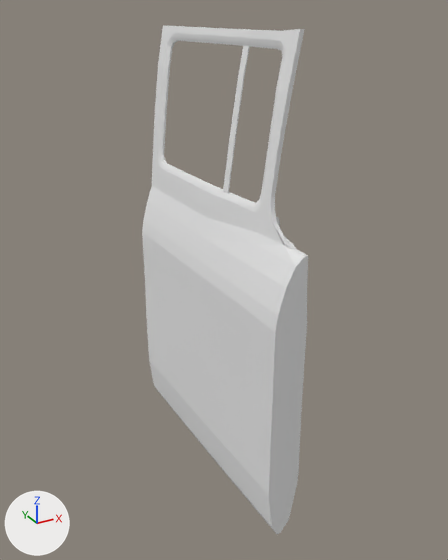
Two versions of the OBJ model src/media/models/modelling-r409/rightside_cabin_door.obj, one commit apart.
Both versions are drawn from a 50 mm lens placed at (-0.819, -1.513, 0.675), pointed at (-0.012, -0.046, -0.059). Every picture has the same lights, and +X, +Y and +Z are marked at lower left. Where no turn or scale is listed for an object, it has been applied to the vertices. Vertices at the same position are counted once.

Names of what the first picture shows: 'door_cabin_right_door_lf_ok.005', 'door_window_right_Object25.005'.
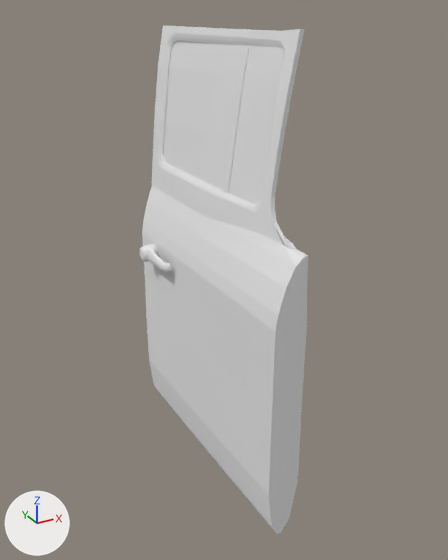
What differs and where, as boxes [x1, y1, x2, y2] in the pictures (448 x 560 px):
'door_window_right_Object25.005', mesh moved: before [276, 217, 280, 226]; after [164, 41, 283, 204]
'door_handle_cabin_exterior_right_Object26.005', mesh moved (not visible before): after [140, 244, 171, 272]

The change, as a diff of the scene's bpy script:
```diff
--- a/src/media/models/modelling-r409/rightside_cabin_door.obj.py
+++ b/src/media/models/modelling-r409/rightside_cabin_door.obj.py
@@ me_door_handle_cabin_exterior_right_object26_005 @@
 me_door_handle_cabin_exterior_right_object26_005.from_pydata(...)  # 130 vertices, 224 faces; spans x -0.021..0.028, y -0.098..0.084, z -0.026..0.026
 # used by ob_door_handle_cabin_exterior_right_object26_005; location = (0.0, 0.0, 0.0)
+# me_door_handle_cabin_exterior_right_object26_005 part 1: the whole mesh is moved by (-0.12, 0.227, -0.066)
 me_door_handle_cabin_exterior_right_object26_005.materials.append(mat_none)
@@ me_door_window_right_object25_005 @@
 me_door_window_right_object25_005.from_pydata(...)  # 22 vertices, 22 faces; spans x -0.035..0.039, y -0.255..0.318, z -0.201..0.183
 # used by ob_door_window_right_object25_005; location = (0.0, 0.0, 0.0)
+# me_door_window_right_object25_005 part 2: the whole mesh is moved by (0.005, 0.017, 0.41)
 me_door_window_right_object25_005.materials.append(mat_none)
```
